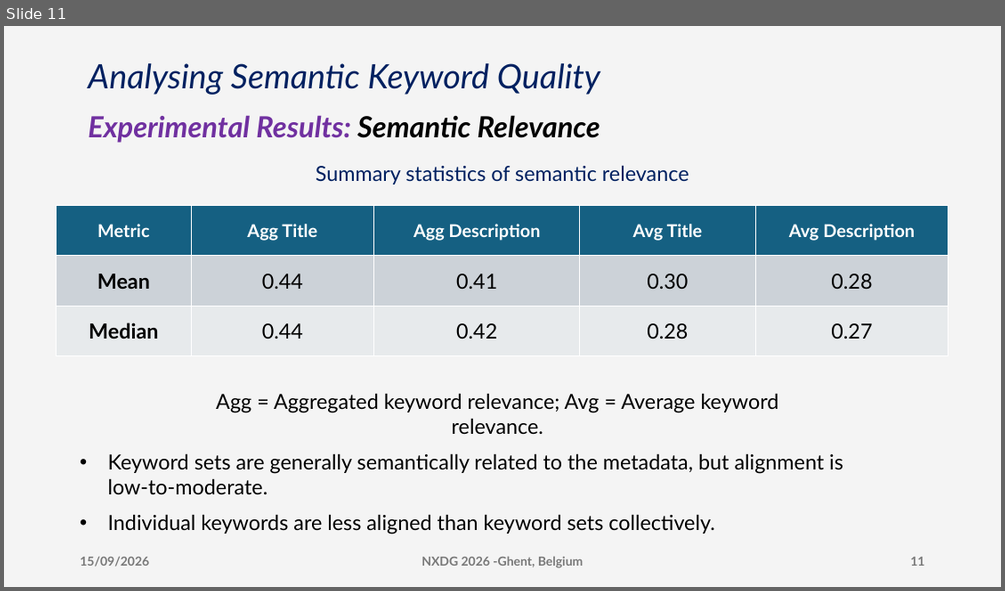
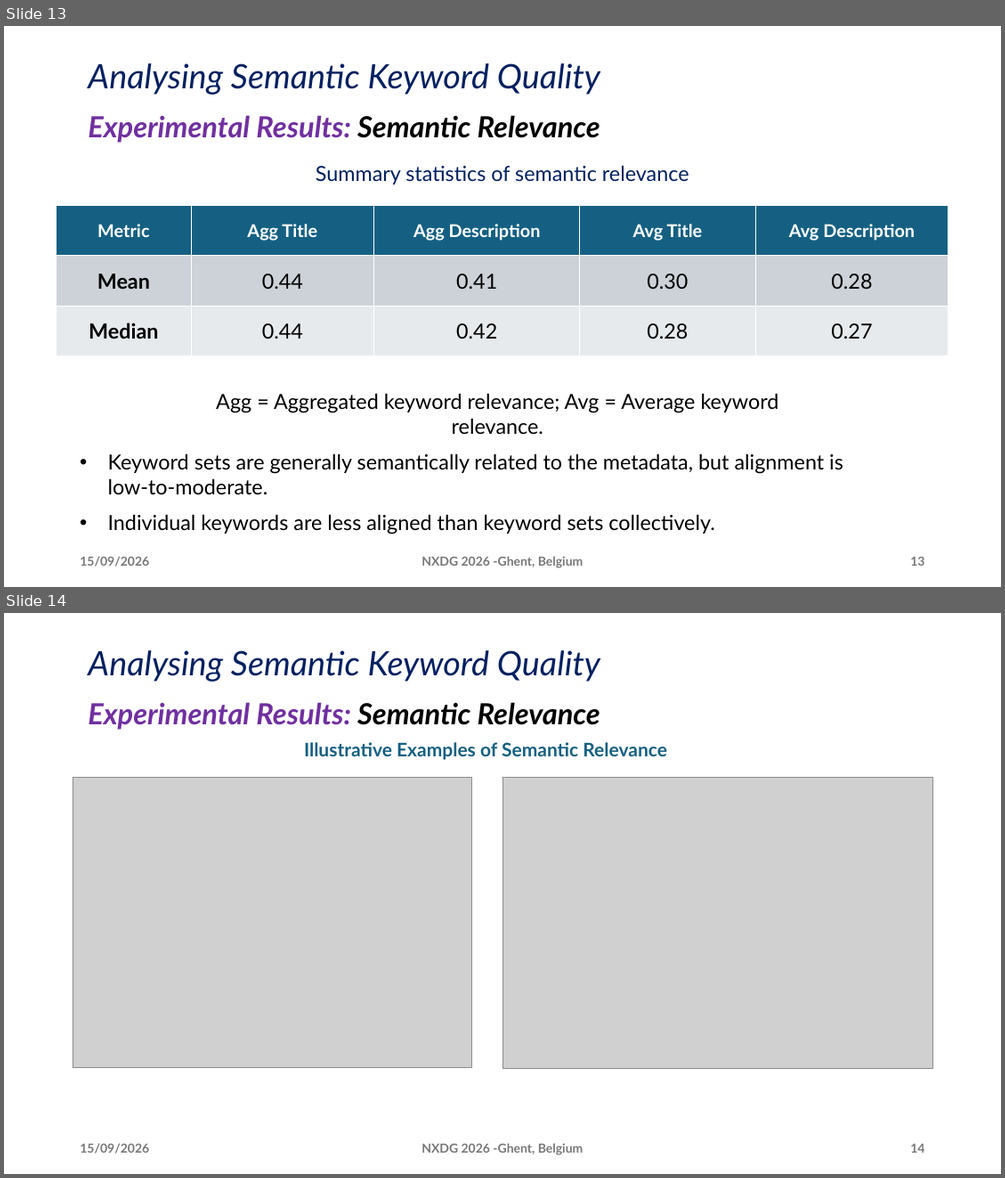
Before and after one commit to DeperiasKerre/deperiaskerre.github.io, a slide deck: slides/nxdg_2026_Deperias.pptx. Shown one above the other, each under a label of ours: slide 11 before the commit, slides 13 and 14 after it. The pictures are 1005x591 and 1005x1178 pixels, drawn with LibreOffice and Linux fonts; fonts in the diff are those of the drawing; grey boxes stand for pictures. Boxes give left, top, right and bottom in pixels: in the first picture for what was removed or moved away, otherwise in the second. Text is boxed around its words. In the diff, an @@ line names an element or a change of style, - is before the commit and + after.

```diff
--- a/slides/nxdg_2026_Deperias.pptx
+++ b/slides/nxdg_2026_Deperias.pptx
@@ slide 14 added at [4, 613, 1001, 1174], background #FFFFFF @@
@@ title added at [88, 650, 600, 682], 32.4 pt, text #002060, italic @@
+Analysing Semantic Keyword Quality
@@ text added at [88, 702, 600, 730], 28 pt, text #7030A0, bold, italic @@
+Experimental Results: Semantic Relevance
@@ text added at [304, 742, 667, 760], 18 pt, text #156082, bold @@
+Illustrative Examples of Semantic Relevance
@@ picture added at [73, 778, 472, 1068] @@
@@ picture added at [502, 778, 933, 1069] @@
@@ text added at [80, 1143, 149, 1153], 12 pt, text #797979, bold @@
+15/09/2026
@@ text added at [421, 1143, 583, 1155], 12 pt, text #797979, bold @@
+NXDG 2026 -Ghent, Belgium
@@ page number added at [910, 1143, 924, 1152], 12 pt, text #797979, bold @@
+14
@@ what was slide 11 is now slide 13 @@
@@ slide 13 changed as well @@
@@ background #D1D1D1 at 23% opacity to #FFFFFF @@
@@ page number at [910, 556, 924, 565]: text changed @@
-11
+13
```
Also in this commit, not shown: 17 other slides changed, 2 other slides added.
